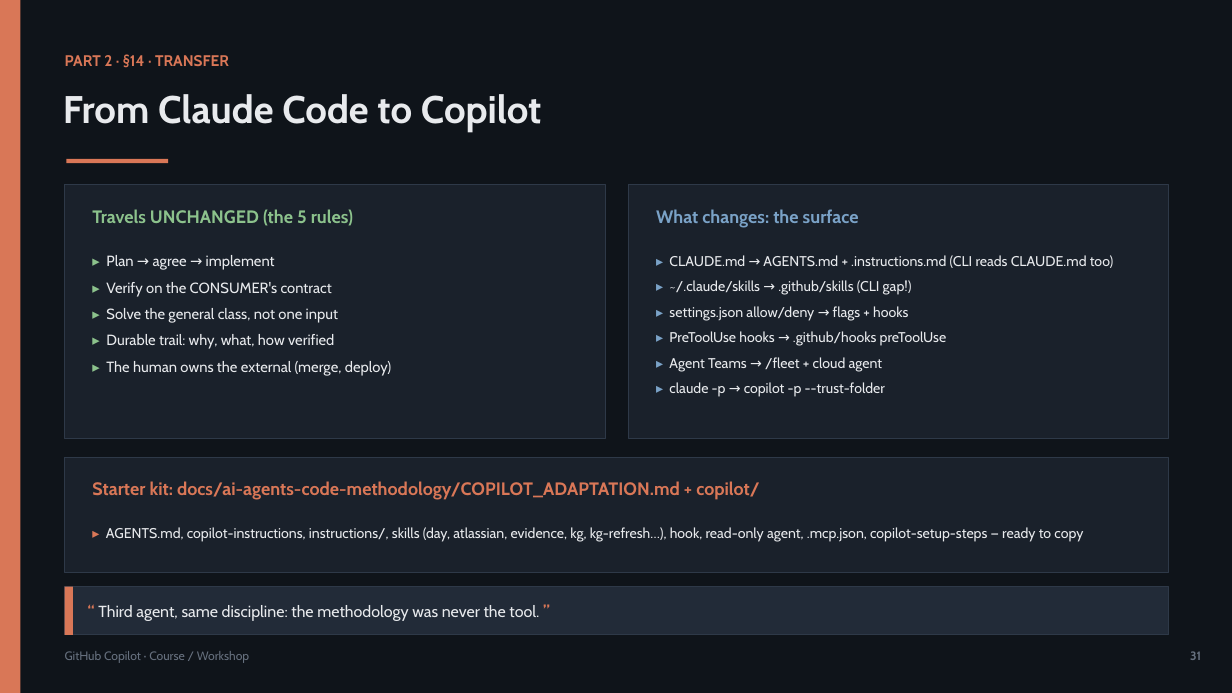
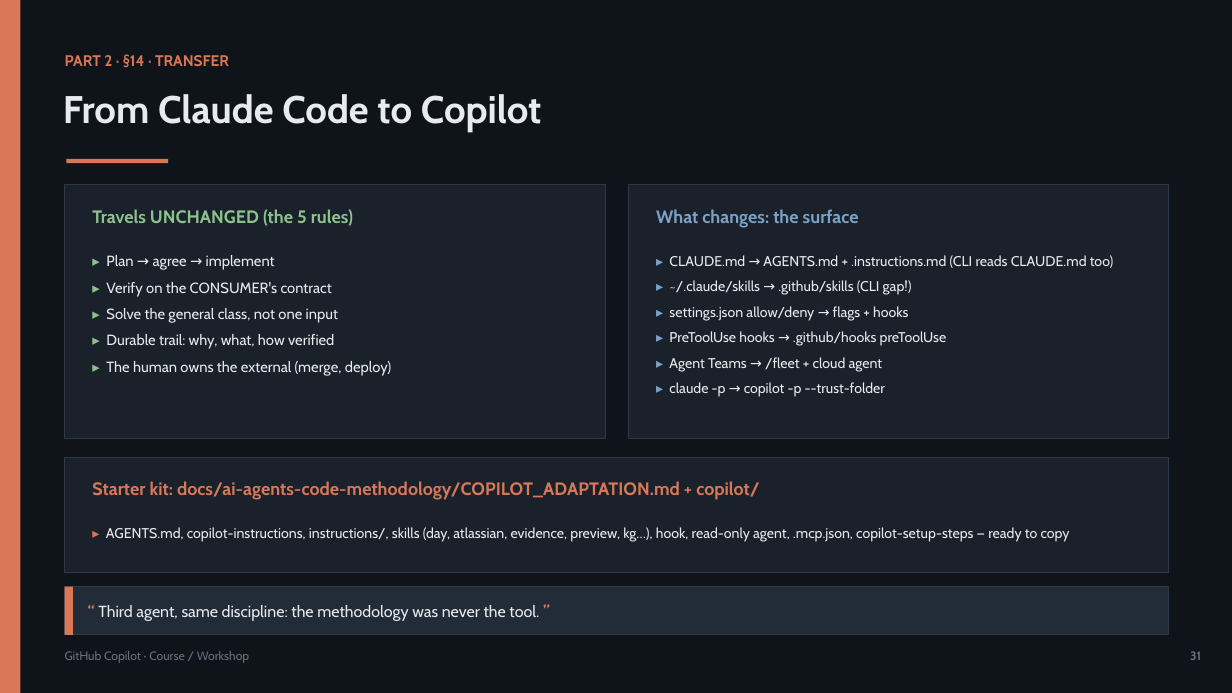
Before and after one commit to olonok69/copilot_code_ml_engineer, a slide deck: slide 31 of presentation/Copilot_Presentation.pptx. Drawn at 1232x693 pixels with LibreOffice and Linux fonts; fonts in the diff are those of the drawing. Boxes give left, top, right and bottom in pixels: in the first picture for what was removed or moved away, otherwise in the second. Text is boxed around its words. In the diff, an @@ line names an element or a change of style, - is before the commit and + after.

Commit message:
adapting methodology to Copilot

```diff
--- a/presentation/Copilot_Presentation.pptx
+++ b/presentation/Copilot_Presentation.pptx
@@ text at [106,527,1070,542]: text changed @@
-▸ AGENTS.md, copilot-instructions, instructions/, skills (day, atlassian, evidence, kg, kg-refresh…), hook, read-only agent, .mcp.json, copilot-setup-steps — ready to copy
+▸ AGENTS.md, copilot-instructions, instructions/, skills (day, atlassian, evidence, preview, kg…), hook, read-only agent, .mcp.json, copilot-setup-steps — ready to copy
```
Also in this commit, not shown: 19 other files.
